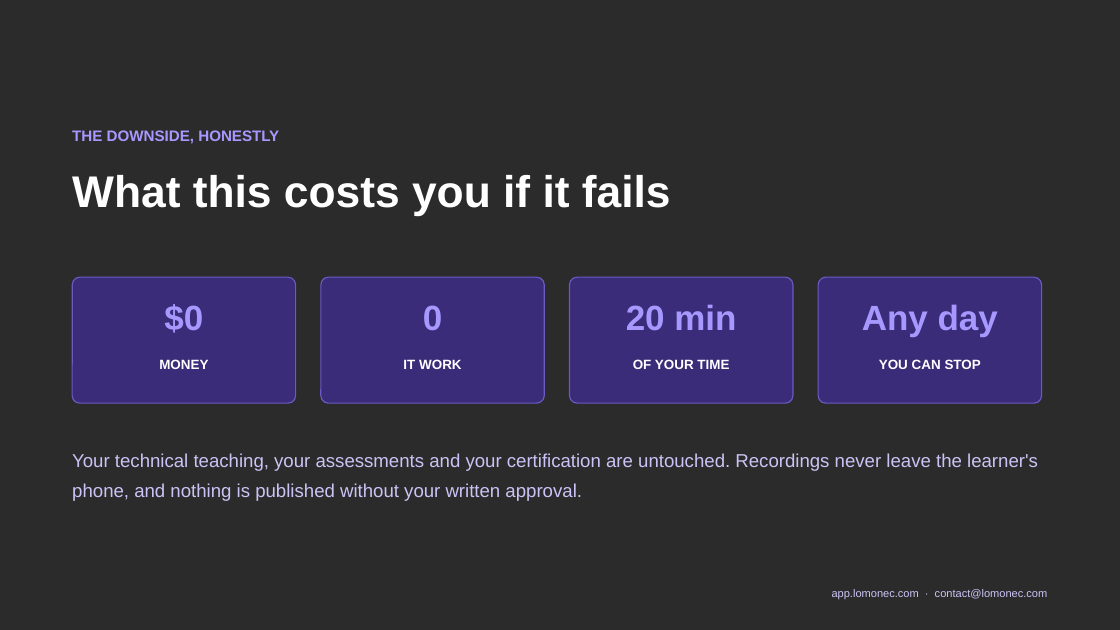
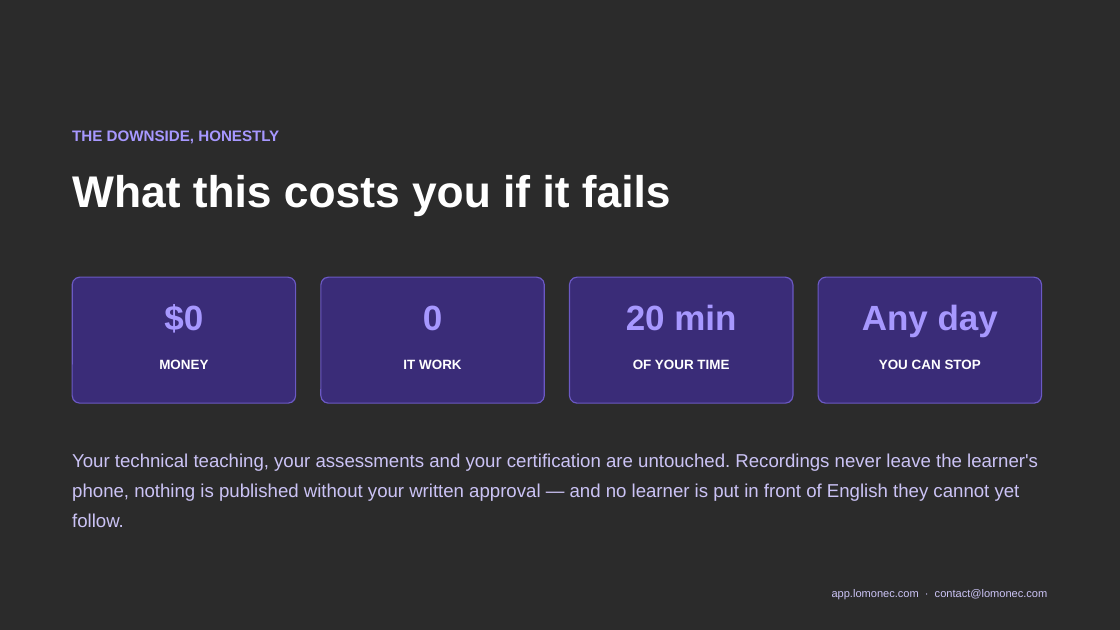
Before and after one commit to salomon1010/Business-English, a slide deck: slide 8 of marketing/partnership/Petrocertif-Partner-Value-Presentation.pptx. Drawn at 1120x630 pixels with LibreOffice and Linux fonts; fonts in the diff are those of the drawing; background and template pictures are left out; a plain dark background stands for a picture behind light text. Boxes give left, top, right and bottom in pixels: in the first picture for what was removed or moved away, otherwise in the second. Text is boxed around its words. In the diff, an @@ line names an element or a change of style, - is before the commit and + after.

```diff
--- a/marketing/partnership/Petrocertif-Partner-Value-Presentation.pptx
+++ b/marketing/partnership/Petrocertif-Partner-Value-Presentation.pptx
@@ text at (72, 453, 1038, 527): text changed @@
-Your technical teaching, your assessments and your certification are untouched. Recordings never leave the learner's phone, and nothing is published without your written approval.
+Your technical teaching, your assessments and your certification are untouched. Recordings never leave the learner's phone, nothing is published without your written approval — and no learner is put in front of English they cannot yet follow.
```
Also in this commit, not shown: 1 other slide changed, 14 other files.
